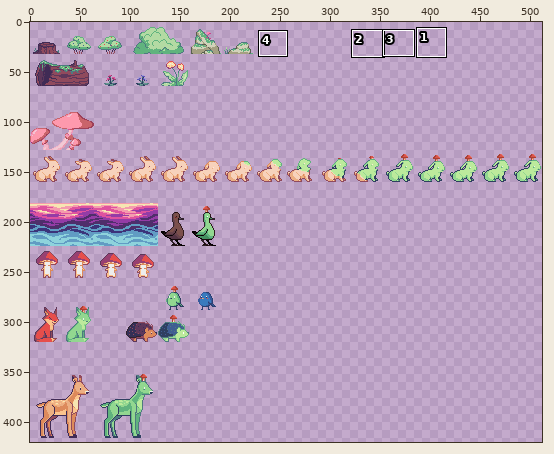
File history of a sprite sheet, Sprites/props/props.png. Above, an overview of the earlier version with the close-up marked.
Close-up. First the earlier version:
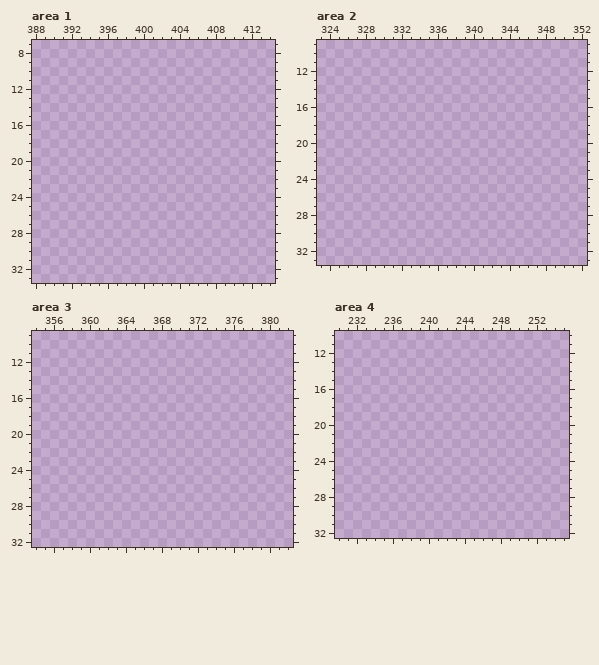
The file is 512x512 pixels. Pixels under 10% opacity are left out. Colours within 5 levels of each other are drawn and written as one. Shown: area 1: x 388..414, y 7..33; area 2: x 323..352, y 9..33; area 3: x 354..382, y 9..32; area 4: x 230..255, y 10..32. The wide view leaves out empty margins. The commit also changed other parts of the picture, which this record leaves out.
The same view after the edit:
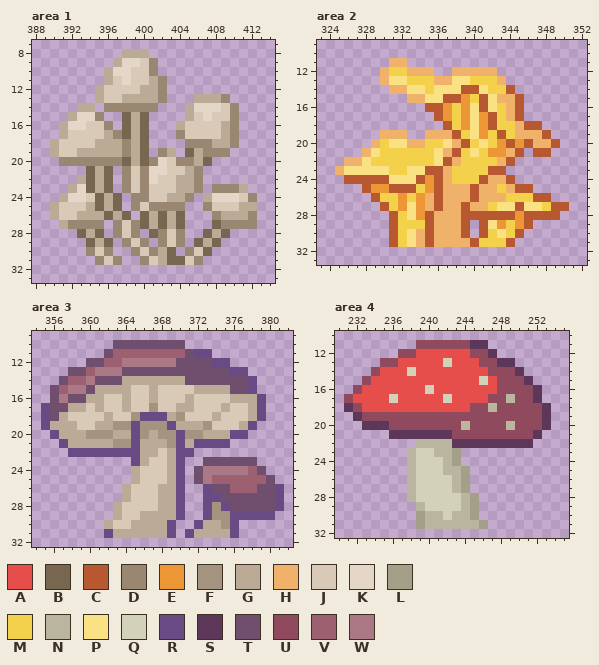
Palette (. is transparent): A #e64e4b  B #776650  C #b75830  D #998771  E #ec9636  F #a4937f  G #bbaa96  H #f0b16b  J #d9cab7  K #e4d7c7  L #a39f89  M #f4d14a  N #bab59e  P #f9e184  Q #d2d2ba  R #6a4a84  S #5d375a  T #704f6e  U #904a5d  V #9d6070  W #ab7986
The exact change:
Area 1:
y 8: x 398..400 ... -> GGG
y 9: x 397..401 ..... -> GKKJD
y 10: x 396..401 ...... -> GKKJJD
y 11: x 396..402 ....... -> GJKJJGD
y 12: x 395..402 ........ -> GJJJJGGD
y 13: x 395..402 ........ -> GJJGGGGD; x 406..409 .... -> GGGD
y 14: x 393..394 .. -> GG; x 396..401 ...... -> DDDDDD; x 405..410 ...... -> GKKKJD
y 15: x 392..395 .... -> GKKD; x 398..400 ... -> BGB; x 405..410 ...... -> GJKJJD
y 16: x 391..396 ...... -> GKKJJD; x 398..400 ... -> BGB; x 404..410 ....... -> GJJJJGD
y 17: x 391..400 .......... -> GJJJJGDBGB; x 404..410 ....... -> DJJJJGD
y 18: x 390..400 ........... -> GJJJJGGGDGB; x 405..410 ...... -> DDDGGD
y 19: x 390..400 ........... -> GJJGGGGGDGB; x 402..403 .. -> DG; x 405..409 ..... -> BGDDD
y 20: x 391..407 ................. -> DDDDDDDBGBDKJDDGB
y 21: x 394..396 ... -> BGB; x 398..406 ......... -> DJDKKJJGD
y 22: x 393..396 .... -> GBGB; x 398..406 ......... -> DJDKJJGGD
y 23: x 392..396 ..... -> GKBGB; x 398..406 ......... -> DJDJJJGGD; x 408..411 .... -> DDDG
y 24: x 391..397 ....... -> GKKJBGB; x 399..405 ....... -> DDJJGGD; x 407..412 ...... -> GKKKJD
y 25: x 390..397 ........ -> GJJJGBGB; x 399..404 ...... -> DJDDDD; x 407..412 ...... -> DJJJGG
y 26: x 390..398 ......... -> GJJGGGBGB; x 400..404 ..... -> BGBGB; x 408..412 ..... -> DGGGD
y 27: x 391..395 ..... -> GDDDD; x 397..404 ........ -> DJDBGBGB; x 408..412 ..... -> BDDDD
y 28: x 393..395 ... -> BGB; x 397..399 ... -> DJD; x 401..404 .... -> BDJD; x 407..409 ... -> BGB
y 29: x 394..396 ... -> BGB; x 398..400 ... -> DJD; x 402..404 ... -> DJD; x 406..408 ... -> BGB
y 30: x 394..396 ... -> DJD; x 399..403 ..... -> DJDGB; x 405..407 ... -> DJB
y 31: x 395..397 ... -> DJD; x 400..406 ....... -> DJGBBJD
Area 2:
y 11: x 331..332 .. -> HH
y 12: x 330..335 ...... -> HMMHHH; x 338..342 ..... -> HHHHH
y 13: x 330..343 .............. -> HPPMMMHHPPMMMH
y 14: x 331..344 .............. -> HHPPMPPPCCPMMC
y 15: x 333..345 ............. -> HHPPCCEMCPHHC
y 16: x 335..345 ........... -> CCEMEPCPMHC
y 17: x 336..345 .......... -> CEMEPECMHC
y 18: x 337..347 ........... -> CMEPECMMHCC
y 19: x 330..332 ... -> HHH; x 335..348 .............. -> HHHCMPEMCMHHHC
y 20: x 329..349 ..................... -> HMPPHHMMPHCMPMECECHHC
y 21: x 328..345 .................. -> HPMMMMMMPHCMPMEEHC; x 347..348 .. -> CC
y 22: x 326..344 ................... -> HHPMMMMMMMPCHMMMMHC
y 23: x 325..343 ................... -> HPPPPPMMPPCCHMMMMCC
y 24: x 326..344 ................... -> CCCCCPPPCECHMMMCHHC
y 25: x 328..346 ................... -> CEECCCMECHHHCHHMHCC
y 26: x 329..348 .................... -> CMMEMEHCHHHCHHHMMMCC
y 27: x 330..350 ..................... -> CMEPEHCHHCHHMPPCPPMCC
y 28: x 331..349 ................... -> CMPECHHHCCCCCCECCCC
y 29: x 331..339 ......... -> CMMMCHHHC; x 341..346 ...... -> CPEMEC
y 30: x 331..339 ......... -> CMPHCHHHC; x 341..345 ..... -> CMPMC
y 31: x 331..344 .............. -> CMPHCHHHHCMMMC
Area 3:
y 10: x 363..370 ........ -> TTTTTTTT
y 11: x 362..373 ............ -> TVVVVVVVVTRR
y 12: x 360..375 ................ -> TTVVWWWWWWTTTTRR
y 13: x 358..377 .................... -> TTVWWWTTTTTTTTTTTTRR
y 14: x 357..378 ...................... -> TVVWTTTGGGGGGGTTTTTTTR
y 15: x 356..378 ....................... -> TVWWTGGGGJJGJJJJGGGGTTR
y 16: x 356..379 ........................ -> TWTTGGJJGJJGJJJGJJJJGGGR
y 17: x 355..379 ......................... -> RTTGGJGJJGJJFJJGGJJJGJJGR
y 18: x 355..379 ......................... -> RTGJJJJGJJFRRRGFJJJGJJJGR
y 19: x 355..378 ........................ -> RGGGJJGGFFRFFFRGGGFJJJGR
y 20: x 356..377 ...................... -> RGGGFFFGGRFGFFRFFGGGRR
y 21: x 357..375 ................... -> RGGGGGFFRGGGFRGRRRR
y 22: x 358..371 .............. -> RRRRRRRRGGJGRR
y 23: x 365..370 ...... -> RGJJGR; x 373..378 ...... -> TTTTTT
y 24: x 365..370 ...... -> GJJJGR; x 372..379 ........ -> TWWWWWVT
y 25: x 365..370 ...... -> GJJJGR; x 372..380 ......... -> TWVVVVVVT
y 26: x 364..370 ....... -> GJJJGGR; x 373..381 ......... -> RTTVVVTTR
y 27: x 364..370 ....... -> GJJJGGR; x 373..381 ......... -> RRTTTTTTR
y 28: x 363..370 ........ -> GJJJJGGR; x 373..381 ......... -> RFRTTTTTR
y 29: x 363..370 ........ -> GJJGGGGR; x 373..380 ........ -> RFFRRRRR
y 30: x 362..369 ........ -> GJJGGGGR; x 372..376 ..... -> RGGFR
y 31: x 362..369 ........ -> RGGGGGGR; x 371..376 ...... -> RGGGGR
Area 4:
y 11: x 239..246 ........ -> UUUUUUSS
y 12: x 237..247 ........... -> UUAAAAAAUUS
y 13: x 235..249 ............... -> UUAAAAAQAAAUUSS
y 14: x 234..250 ................. -> UAAAQAAAAAAAAUUUS
y 15: x 233..251 ................... -> UAAAAAAAAAAAAQAUUUS
y 16: x 232..252 ..................... -> UAAAAAAAQAAAAAAAUUUUS
y 17: x 231..252 ...................... -> UAAAAQAAAAAQAAAAUUNUUS
y 18: x 231..253 ....................... -> SUAAAAAAAAAAAAUUNUUUUUS
y 19: x 232..253 ...................... -> SUUUUUUUUUUUUUUUUUUUUS
y 20: x 233..253 ..................... -> SSSUUUUUUUUNUUUUNUUUS
y 21: x 236..252 ................. -> SSSSSSSUUUUUUUUUS
y 22: x 239..251 ............. -> NNNNSSSSSSSSS
y 23: x 238..243 ...... -> NQQNNL
y 24: x 238..243 ...... -> NQQQNL
y 25: x 238..244 ....... -> NQQQNNL
y 26..27: x 238..244 ....... -> NQQQQNL
y 28: x 238..245 ........ -> NQQQQQNL
y 29: x 239..245 ....... -> NQQQQNL
y 30: x 239..245 ....... -> LNNQNNL
y 31: x 239..246 ........ -> LNNNNNNL
Where, in picture pixels (left, top, right, bottom), the same in both close-ups:
added: (50, 49, 257, 265)
added: (335, 58, 569, 247)
added: (41, 340, 284, 538)
added: (344, 340, 551, 529)
